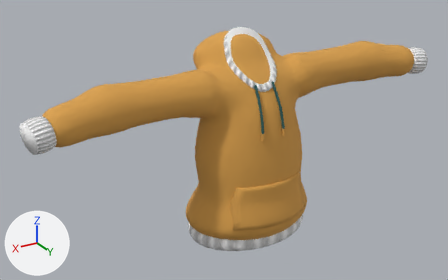
What one commit did to the glTF model characters/parts/hoodie_f/art/hoodie_f.glb.
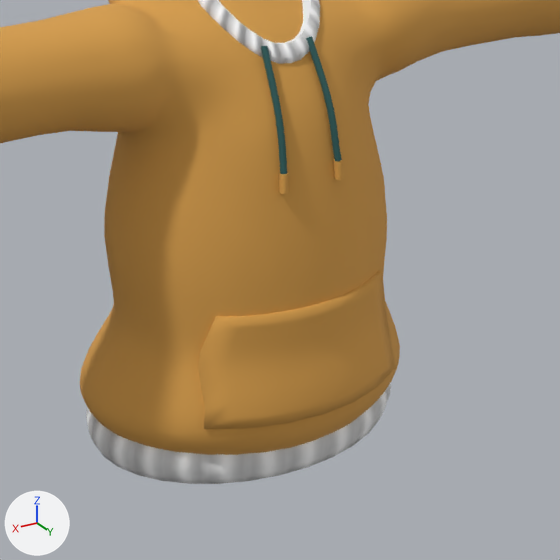
Each version is shown whole from a 50 mm lens placed at (0.959, 1.455, 1.85), pointed at (0.066, -0.033, 1.106), then close up on the part from 35% to 82% of the width and 24% to 100% of the height. The axes (+X, +Y, +Z) are drawn at lower left. The lights are the same throughout. The first two pictures are the older version. Vertices at exactly the same position are counted once.

In view in the first close-up: 'Collar', 'Hem', 'Pocket', 'StringL', 'StringR', 'Top' and 2 more.
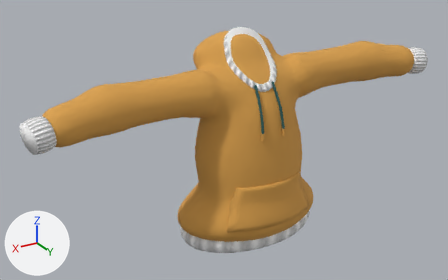
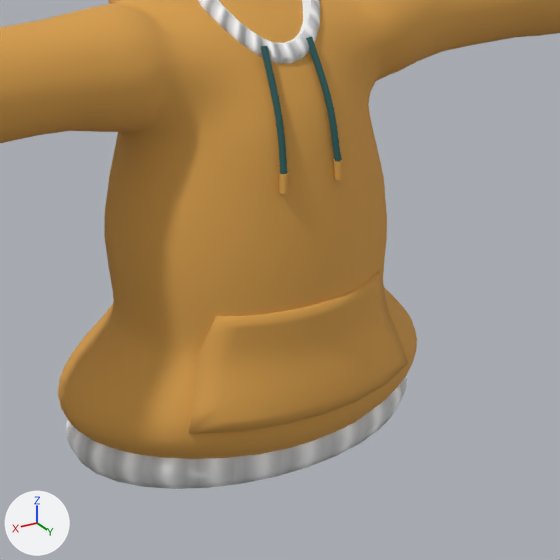
Location of each change, (x1, y1, x2, y2) in pixels of the close-ups (560 x 560 px; the box of a moved part takes in the faces that stretch with it):
```json
{"object": "Top", "change": "reshaped", "before": [0, 0, 560, 455], "after": [0, 0, 560, 459]}
{"object": "Pocket", "change": "reshaped", "before": [198, 271, 395, 429], "after": [189, 271, 409, 434], "on screen": "12% wider"}
{"object": "Hem", "change": "rescaled", "before": [86, 383, 391, 484], "after": [66, 375, 407, 489], "on screen": "12% wider, 13% taller"}
{"part": 2, "of": "me_pocket", "change": "moved or reshaped", "before": [198, 285, 395, 429], "after": [189, 285, 409, 434]}
{"part": 3, "of": "me_mesh_029", "change": "moved or reshaped", "before": [80, 301, 400, 455], "after": [58, 287, 417, 459]}
```

Scene script edits in JSON lines:
```json
{"block": "me_hem", "where": "# used by ob_hem; location = (0.0, 0.0, 0.0)"}
{"op": "remove", "block": "me_hem", "code": "me_hem.from_pydata(...)  # 194 vertices, 384 faces; spans x -0.199..0.199, y -0.147..0.147, z 0.808..0.855"}
{"op": "add", "block": "me_hem", "code": "me_hem.from_pydata(...)  # 194 vertices, 384 faces; spans x -0.228..0.228, y -0.147..0.147, z 0.808..0.855"}
{"block": "me_hem", "change": "me_hem part 1: the whole mesh is scaled about its middle by (1.15, 1, 1)"}
{"block": "me_pocket", "where": "# used by ob_pocket; location = (0.0, 0.0, 0.0)"}
{"op": "remove", "block": "me_pocket", "code": "me_pocket.from_pydata(...)  # 145 vertices, 264 faces; spans x -0.133..0.133, y 0.104..0.169, z 0.893..1.022"}
{"op": "add", "block": "me_pocket", "code": "me_pocket.from_pydata(...)  # 145 vertices, 264 faces; spans x -0.153..0.152, y 0.104..0.169, z 0.893..1.022"}
{"block": "me_pocket", "change": "me_pocket part 2: 76 of 145 vertices moved; they spanned x -0.133..0.133, y 0.105..0.166, z 0.893..0.975 and now span x -0.153..0.152, y 0.105..0.166, z 0.893..0.975; mean shift (0.0, 0.0, 0.0); largest move (-0.133, 0.128, 0.894) -> (-0.153, 0.128, 0.894)"}
{"block": "me_mesh_029", "where": "me_mesh_029.from_pydata(...)  # 2502 vertices, 5000 faces; spans x -0.625..0.625, y -0.167..0.165, z 0.794..1.423"}
{"block": "me_mesh_029", "where": "# used by ob_top; location = (0.0, 0.0, 0.0)"}
{"block": "me_mesh_029", "change": "me_mesh_029 part 3: 609 of 2502 vertices moved; they spanned x -0.206..0.206, y -0.154..0.165, z 0.794..0.979 and now span x -0.237..0.237, y -0.154..0.165, z 0.794..0.979; mean shift (0.0, 0.0, 0.0); largest move (0.206, 0.006, 0.878) -> (0.237, 0.006, 0.878)"}
```
